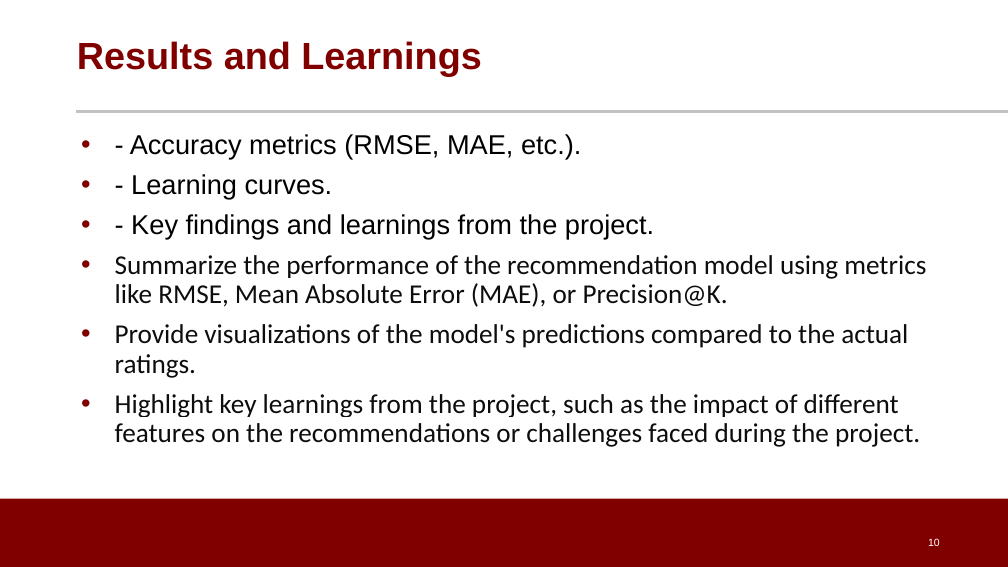
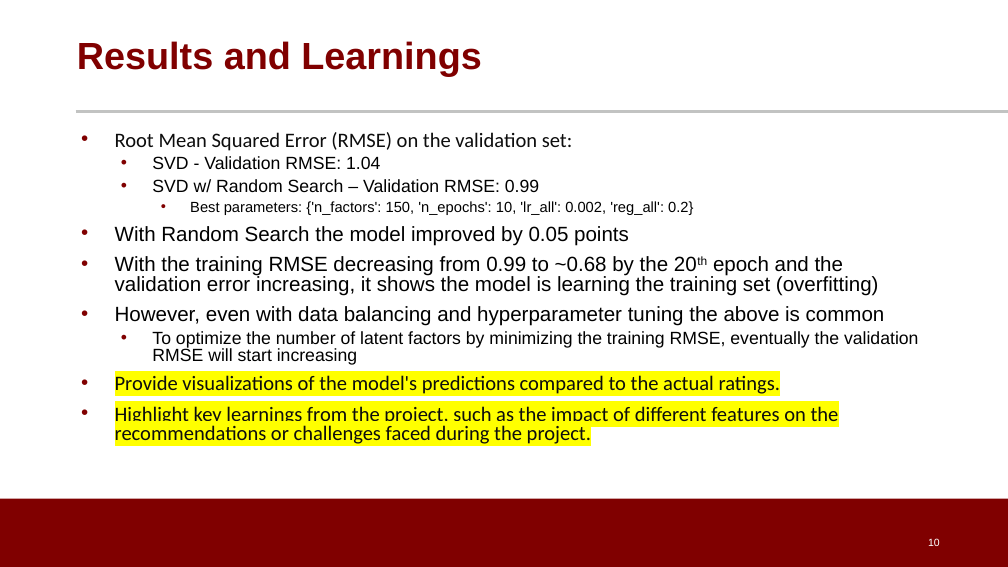
Before and after one commit to dpatel77/CocktailRecommenderSystem, a slide deck: slide 10 of ML_Final.pptx. Drawn at 1008x567 pixels with LibreOffice and Linux fonts; fonts in the diff are those of the drawing; background and template pictures are left out. Boxes give left, top, right and bottom in pixels: in the first picture for what was removed or moved away, otherwise in the second. Text is boxed around its words. In the diff, an @@ line names an element or a change of style, - is before the commit and + after.

```diff
--- a/ML_Final.pptx
+++ b/ML_Final.pptx
@@ text at box(115, 132, 918, 365): text changed; size 25.9 to 19.6 pt; font Calibri to Arial; text colour #0D0D0D to #000000 @@
-• - Accuracy metrics (RMSE, MAE, etc.).
-• - Learning curves.
-• - Key findings and learnings from the project.
-• Summarize the performance of the recommendation model using metrics like RMSE, Mean Absolute Error (MAE), or Precision@K.
+• Root Mean Squared Error (RMSE) on the validation set:
+  • SVD - Validation RMSE: 1.04
+  • SVD w/ Random Search – Validation RMSE: 0.99
+    • Best parameters: {'n_factors': 150, 'n_epochs': 10, 'lr_all': 0.002, 'reg_all': 0.2}
+• With Random Search the model improved by 0.05 points
+• With the training RMSE decreasing from 0.99 to ~0.68 by the 20th epoch and the validation error increasing, it shows the model is learning the training set (overfitting)
+• However, even with data balancing and hyperparameter tuning the above is common
+  • To optimize the number of latent factors by minimizing the training RMSE, eventually the validation RMSE will start increasing
@@ text at box(115, 375, 839, 444): size 25.9 to 19.6 pt, highlight #FFFFFF to #FFFF00 in "Provide visualizations of the model's predictions compared ...", "Highlight key learnings from the project, such ..."; line spacing 0.9 to 0.8 @@
```
Also in this commit, not shown: 2 other slides changed, 1 slide added.
